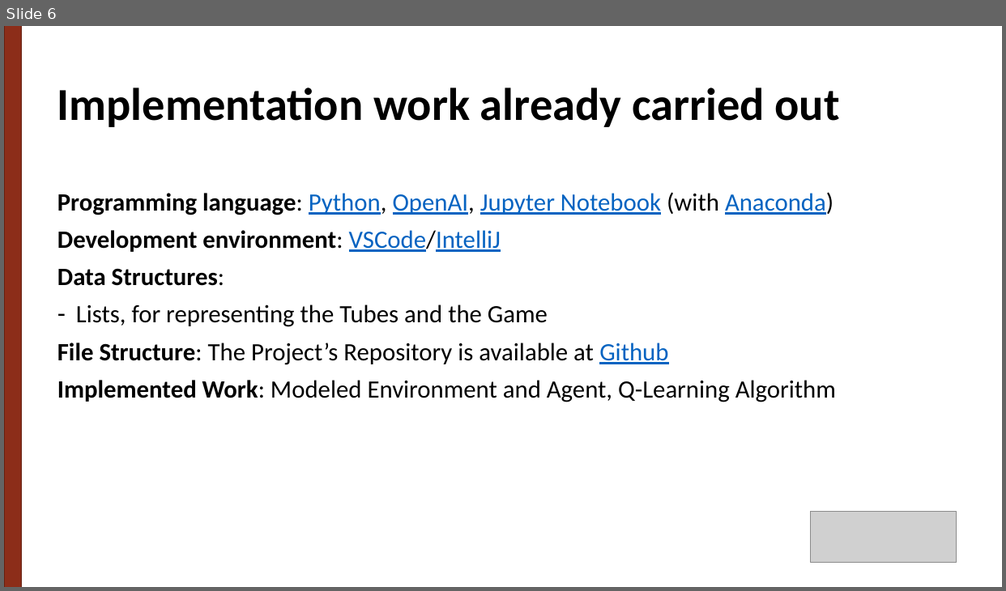
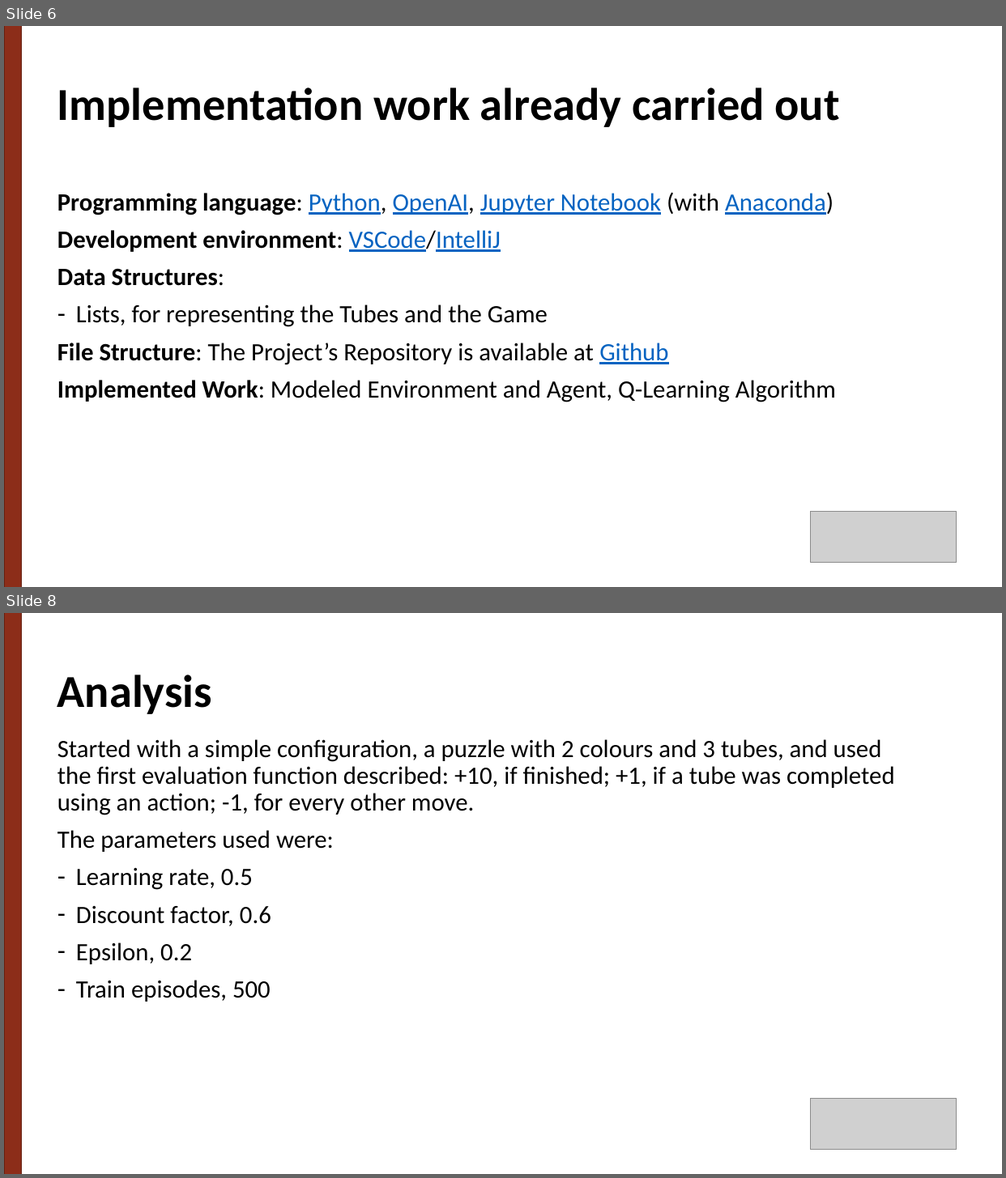
Before and after one commit to g-batalhao-a/IART, a slide deck: Project2/docs/Ball Sort Puzzle.pptx. Shown one above the other, each under a label of ours: slide 6 before the commit, slides 6 and 8 after it; the slides between them are not shown. The pictures are 1006x591 and 1006x1178 pixels, drawn with LibreOffice and Linux fonts; fonts in the diff are those of the drawing; grey boxes stand for pictures. Boxes give left, top, right and bottom in pixels: in the first picture for what was removed or moved away, otherwise in the second. Text is boxed around its words. In the diff, an @@ line names an element or a change of style, - is before the commit and + after.

```diff
--- a/Project2/docs/Ball Sort Puzzle.pptx
+++ b/Project2/docs/Ball Sort Puzzle.pptx
@@ slide 8 added at box(4, 613, 1002, 1174), background #FFFFFF @@
@@ rectangle added at box(4, 613, 22, 1174), fill #8C2D19, outline #682112 1 pt @@
@@ text added at box(57, 675, 212, 714), 44 pt, text #000000, bold @@
+Analysis
@@ text added at box(57, 739, 895, 1002), 24 pt, text #000000 @@
+Started with a simple configuration, a puzzle with 2 colours and 3 tubes, and used the first evaluation function described: +10, if finished; +1, if a tube was completed using an action; -1, for every other move.
+The parameters used were:
+– Learning rate, 0.5
+– Discount factor, 0.6
+– Epsilon, 0.2
+– Train episodes, 500
@@ picture added at box(811, 1099, 957, 1149) @@
```
Also in this commit, not shown: 2 slides changed, 4 other slides added, 3 other files.
